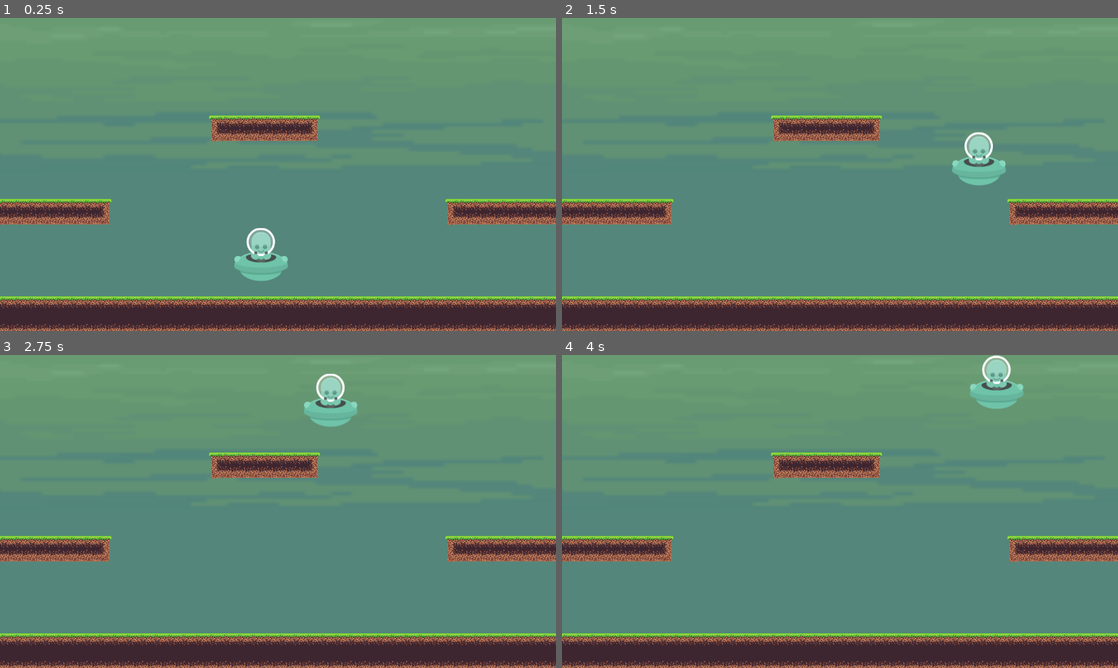
Above: before the commit, frames 1-4 (two rows, left to right).
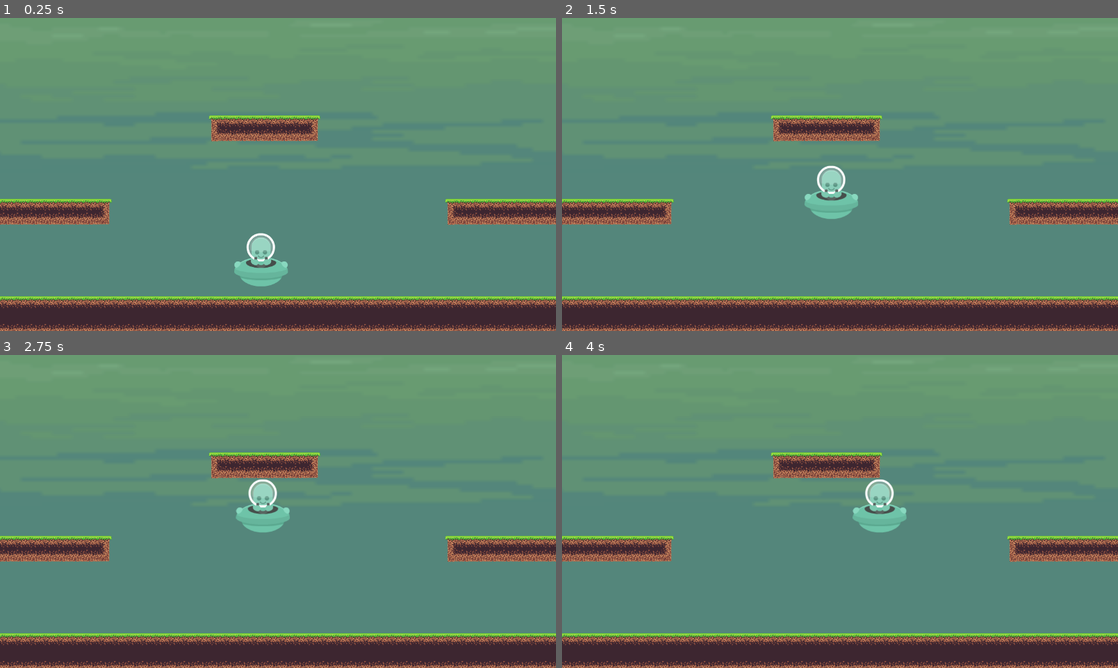
Above: after the commit, the same moments.

Repository: PrototipsUnpaz/HitAndFly
Game: Godot game, scene res://scenes/levels/TestScenario.tscn
Same seed, same stepped clock (60 frames per second), same inputs: the game is played once before the commit and once after it.
Inputs:
- Up to frame 1 (0.25 s): no input
- Up to frame 2 (1.5 s): hold Up (ui_up) 0.53-1.28 s; hold Right (ui_right) from 0.53 s (still down); tap Up (ui_up) at 1.35 s
- Up to frame 3 (2.75 s): tap Up (ui_up) at 1.52, 1.82 s; release Right (ui_right) at 2.03 s; hold Left (ui_left) from 2.03 s (still down); hold Up (ui_up) from 2.03 s (still down)
- Up to frame 4 (4 s): release Left (ui_left) at 2.78 s; release Up (ui_up) at 2.78 s; hold Right (ui_right) from 2.78 s (still down); tap Up (ui_up) at 2.85, 3.02, 3.32 s; hold Up (ui_up) from 3.53 s (still down)

The runs differ from the first frame. In frame 1, 0.7% of the frame differs, in the area x 42-52%, y 67-86%; in frame 2, 2.0%, in the area x 43-80%, y 36-65%; in frame 3, 2.0%; in frame 4, 2.0%.

Commit message:
Movimientos_Laterales
Se corrigió el movimiento del personaje, cuando está en el piso obtiene una velocidad de 0,0 automáticamente.

Diff:
--- a/scenes/player/Player.gd
+++ b/scenes/player/Player.gd
@@ -1,10 +1,10 @@
 extends KinematicBody2D
 
 
-const max_speed = 20
-const SPEED = 300
+const max_speed = 500
+const SPEED = 200
 var velocity = Vector2()
-var gravity = 20
+var gravity = 10
 
 const masa = 5
 const acc = 50
@@ -43,42 +43,46 @@
 	else:
 		direccion.x = 0
 
-	if direccion != Vector2():
-		speed += acc + delta
-	else:
-		speed -= desa+ delta
+
+	if !is_on_floor():
+
+
+		if direccion != Vector2():
+			speed += acc * delta
+		else:
+			speed -= desa * delta
 
 
 
-	speed + clamp(speed, 0, max_speed)
+		speed = clamp(speed, 0, max_speed)
 
-	target_motion= speed + direccion.normalized()*delta
+		target_motion = speed * direccion.normalized()*delta
 
-	steering = target_motion - motion
+		steering = target_motion - motion
+
+
+		if steering.length()>1:
+			steering = steering.normalized()
+
+		motion += steering / masa
+
+		if speed == 0:
+			motion = Vector2()
+
+		move_and_collide(motion)
+
+		if motion != Vector2():
+			target_motion=atan2(motion.x,motion.y) +PI/2
+			rotation = -target_angle
+
+
+	pass
 
 
 func _physics_process(delta):
 
-
+	movimiento(delta)
 	gravedad()
-	velocity = move_and_slide(velocity, Vector2(0,-1))
 
 
-	if Input.is_action_just_released("ui_down") or Input.is_action_just_released("ui_up") or Input.is_action_just_released("ui_left") or Input.is_action_just_released("ui_right"):
-		velocity.x = 0
-		velocity.y = 0
-
-	if !is_on_floor():
-		if Input.is_action_pressed("ui_left"):
-			velocity.x = min(velocity.x - 20, max_speed)
-		else:
-			if Input.is_action_pressed("ui_right"):
-				velocity.x +=20
-
-
-	if Input.is_action_pressed("ui_up"):
-		velocity.y = -SPEED
-	if Input.is_action_pressed("ui_down"):
-		velocity.y = SPEED
-
 	pass
